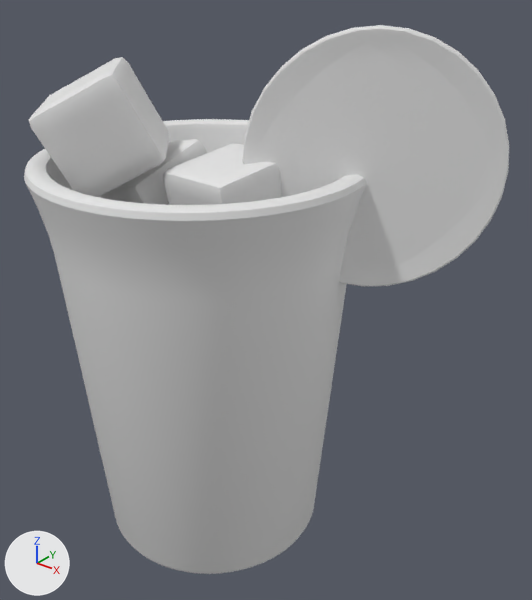
Two versions of the OBJ model public/assets/drink-baked/blog0106.obj, one commit apart.
The view is the same before and after, from a 50 mm camera at (4.23, -4.43, 5.31) aimed at (0.56, 0.16, 2.47). Lighting does not change. The marker at lower left points along +X, +Y and +Z. The older version comes first. Where no turn or scale is listed for an object, it has been applied to the vertices.

Script lines for the objects in view, before the commit:
```python
me_circle_001 = bpy.data.meshes.new('Circle.001')
me_circle_001.from_pydata(...)  # 834 vertices, 832 faces; spans x 0.5..2.3, y -0.15..0.97, z 2.77..4.78
me_cube_001 = bpy.data.meshes.new('Cube.001')
me_cube_001.from_pydata(...)  # 386 vertices, 384 faces; spans x -0.984..0.041, y -0.532..0.553, z 2.664..3.774
me_cube_002 = bpy.data.meshes.new('Cube.002')
me_cube_002.from_pydata(...)  # 386 vertices, 384 faces; spans x -0.055..0.892, y -0.565..0.417, z 2.889..3.814
me_cube_003 = bpy.data.meshes.new('Cube.003')
me_cube_003.from_pydata(...)  # 386 vertices, 384 faces; spans x -1.22..0.01, y -1.138..0.09, z 3.409..4.456
me_cylinder = bpy.data.meshes.new('Cylinder')
me_cylinder.from_pydata(...)  # 960 vertices, 898 faces; spans x -1.44..1.44, y -1.44..1.44, z 0.0..3.71
me_plane = bpy.data.meshes.new('Plane')
me_plane.from_pydata(...)  # 258 vertices, 78 faces; spans x -1.3..1.3, y -1.31..1.31, z 3.04..3.09
ob_circle_001 = bpy.data.objects.new('Circle.001', me_circle_001)
ob_circle_001.location = (0.0, 0.0, 0.0)
ob_cube_001 = bpy.data.objects.new('Cube.001', me_cube_001)
ob_cube_001.location = (0.0, 0.0, 0.0)
ob_cube_002 = bpy.data.objects.new('Cube.002', me_cube_002)
ob_cube_002.location = (0.0, 0.0, 0.0)
ob_cube_003 = bpy.data.objects.new('Cube.003', me_cube_003)
ob_cube_003.location = (0.0, 0.0, 0.0)
ob_cylinder = bpy.data.objects.new('Cylinder', me_cylinder)
ob_cylinder.location = (0.0, 0.0, 0.0)
ob_plane = bpy.data.objects.new('Plane', me_plane)
ob_plane.location = (0.0, 0.0, 0.0)
```
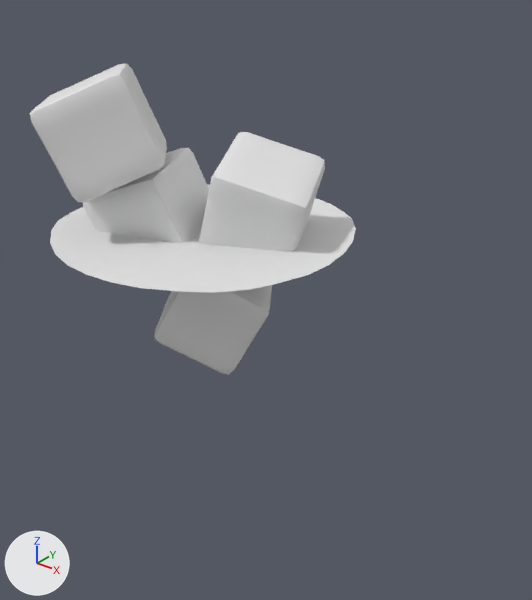
What differs and where, as boxes (x1, y1, x2, y2) in the pictures (532 x 600 px; the box of a moved part takes in the faces that stretch with it):
'Cylinder', deleted: before (24, 119, 366, 574)
'Circle.001', deleted: before (242, 25, 509, 287)
'Cube.002', reshaped: before (163, 143, 281, 205); after (199, 132, 325, 251)
'Cube.003', reshaped: before (29, 57, 169, 197); after (30, 64, 167, 202)
'Cube.001', reshaped: before (100, 139, 207, 205); after (83, 148, 209, 243)
part 4 of me_plane, moved or reshaped (not visible before): after (50, 185, 356, 293)
'Cube', unchanged, uncovered by the edit: after (154, 285, 272, 375)

The change, as a list of edits to the scene's bpy script:
```text
Change me_cube_001:
    used by ob_cube_001; location = (0.0, 0.0, 0.0)
    remove me_cube_001.from_pydata(...)  # 386 vertices, 384 faces; spans x -0.984..0.041, y -0.532..0.553, z 2.664..3.774
    add me_cube_001.from_pydata(...)  # 386 vertices, 384 faces; spans x -1.004..0.13, y -0.71..0.365, z 2.631..3.681
    me_cube_001 part 1: the whole mesh is multiplied about its middle by the matrix ((0.892, -0.408, -0.194), (0.443, 0.873, 0.202), (0.087, -0.266, 0.96)), then moved by (0.035, -0.183, -0.063)
Change me_cube_002:
    used by ob_cube_002; location = (0.0, 0.0, 0.0)
    remove me_cube_002.from_pydata(...)  # 386 vertices, 384 faces; spans x -0.055..0.892, y -0.565..0.417, z 2.889..3.814
    add me_cube_002.from_pydata(...)  # 386 vertices, 384 faces; spans x -0.096..1.085, y -0.36..0.73, z 2.787..3.875
    me_cube_002 part 2: the whole mesh is multiplied about its middle by the matrix ((0.185, -0.944, 0.274), (-0.112, -0.297, -0.948), (0.976, 0.145, -0.16)), then moved by (0.076, 0.259, -0.02)
Change me_cube_003:
    used by ob_cube_003; location = (0.0, 0.0, 0.0)
    remove me_cube_003.from_pydata(...)  # 386 vertices, 384 faces; spans x -1.22..0.01, y -1.138..0.09, z 3.409..4.456
    add me_cube_003.from_pydata(...)  # 386 vertices, 384 faces; spans x -1.175..0.047, y -1.163..0.035, z 3.413..4.436
    me_cube_003 part 3: the whole mesh is multiplied about its middle by the matrix ((0.478, -0.477, -0.737), (-0.428, 0.606, -0.67), (0.767, 0.636, 0.085)), then moved by (0.041, -0.04, -0.008)
Change me_plane:
    used by ob_plane; location = (0.0, 0.0, 0.0)
    remove me_plane.from_pydata(...)  # 258 vertices, 78 faces; spans x -1.3..1.3, y -1.31..1.31, z 3.04..3.09
    add me_plane.from_pydata(...)  # 232 vertices, 173 faces; spans x -1.31..1.31, y -1.31..1.31, z 3.04..3.09
    me_plane part 4: 26 vertices moved from x -1.3..1.3, y -1.31..1.31, z 3.05..3.07 to x -1.31..1.31, y -1.31..1.31, z 3.05..3.07; 175 vertices removed from x -1.3..1.3, y -1.3..1.3, z 3.04..3.09; 149 vertices added at x -1.31..1.31, y -1.29..1.29, z 3.04..3.09
Remove ob_circle_001:
    ob_circle_001 = bpy.data.objects.new('Circle.001', me_circle_001)
    ob_circle_001.location = (0.0, 0.0, 0.0)
Remove ob_cylinder:
    ob_cylinder = bpy.data.objects.new('Cylinder', me_cylinder)
    ob_cylinder.location = (0.0, 0.0, 0.0)
```
